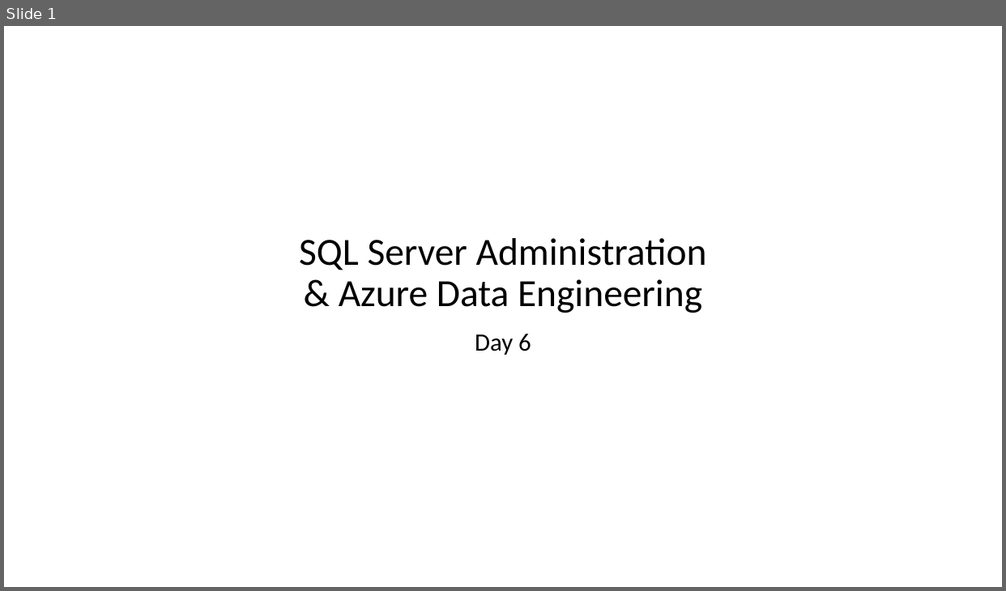
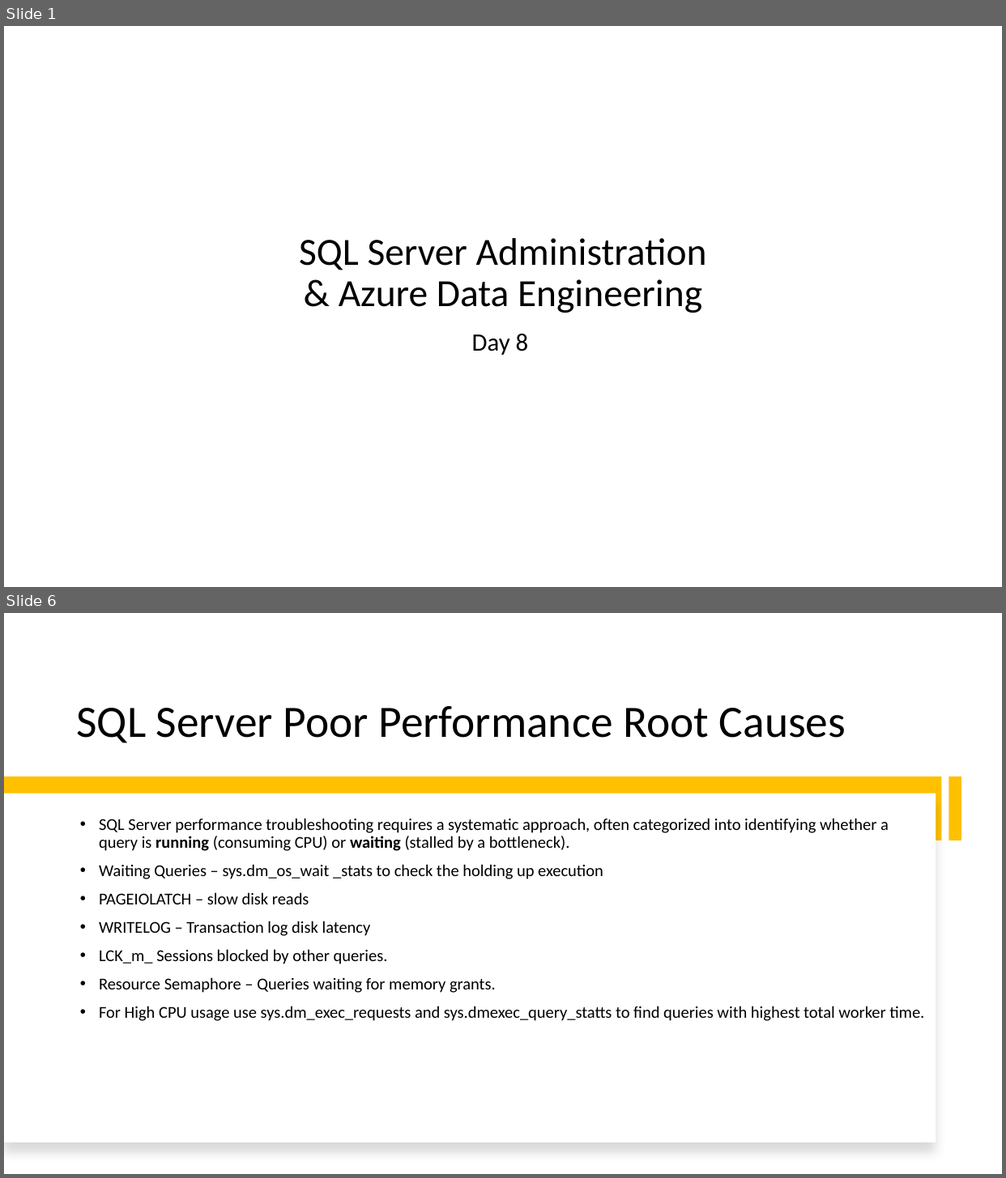
Before and after one commit to imcuteani/SQL_Server_Azure_Data_Engineering, a slide deck: Decks/day-8/SQL Server Administration & Azure Data Engineering-day-8.pptx. Shown one above the other, each under a label of ours: slide 1 before the commit, slides 1 and 6 after it; the slides between them are not shown. The pictures are 1006x591 and 1006x1178 pixels, drawn with LibreOffice and Linux fonts; fonts in the diff are those of the drawing; background and template pictures are left out. Boxes give left, top, right and bottom in pixels: in the first picture for what was removed or moved away, otherwise in the second. Text is boxed around its words. In the diff, an @@ line names an element or a change of style, - is before the commit and + after.

```diff
--- a/Decks/day-8/SQL Server Administration & Azure Data Engineering-day-8.pptx
+++ b/Decks/day-8/SQL Server Administration & Azure Data Engineering-day-8.pptx
@@ slide 6 added at [4, 613, 1002, 1174], background #FFFFFF @@
@@ title added at [76, 706, 846, 743], 43.2 pt, text #000000 @@
+SQL Server Poor Performance Root Causes
@@ rectangle added at [4, 777, 942, 841], fill #FFC000 @@
@@ rectangle added at [948, 777, 961, 841], fill #FFC000 @@
@@ rectangle added at [4, 794, 936, 1143], fill #FFFFFF @@
@@ text added at [99, 818, 924, 1021], 16 pt, text #000000 @@
+• SQL Server performance troubleshooting requires a systematic approach, often categorized into identifying whether a query is running (consuming CPU) or waiting (stalled by a bottleneck).
+• Waiting Queries – sys.dm_os_wait _stats to check the holding up execution
+• PAGEIOLATCH – slow disk reads
+• WRITELOG – Transaction log disk latency
+• LCK_m_ Sessions blocked by other queries.
+• Resource Semaphore – Queries waiting for memory grants.
+• For High CPU usage use sys.dm_exec_requests and sys.dmexec_query_statts to find queries with highest total worker time.
@@ slide 1 changed as well @@
@@ subtitle at [472, 334, 529, 355]: text changed @@
-Day 6
+Day 8
```
Also in this commit, not shown: 7 other slides changed, 8 other slides added, 6 slides removed, 43 other files.
